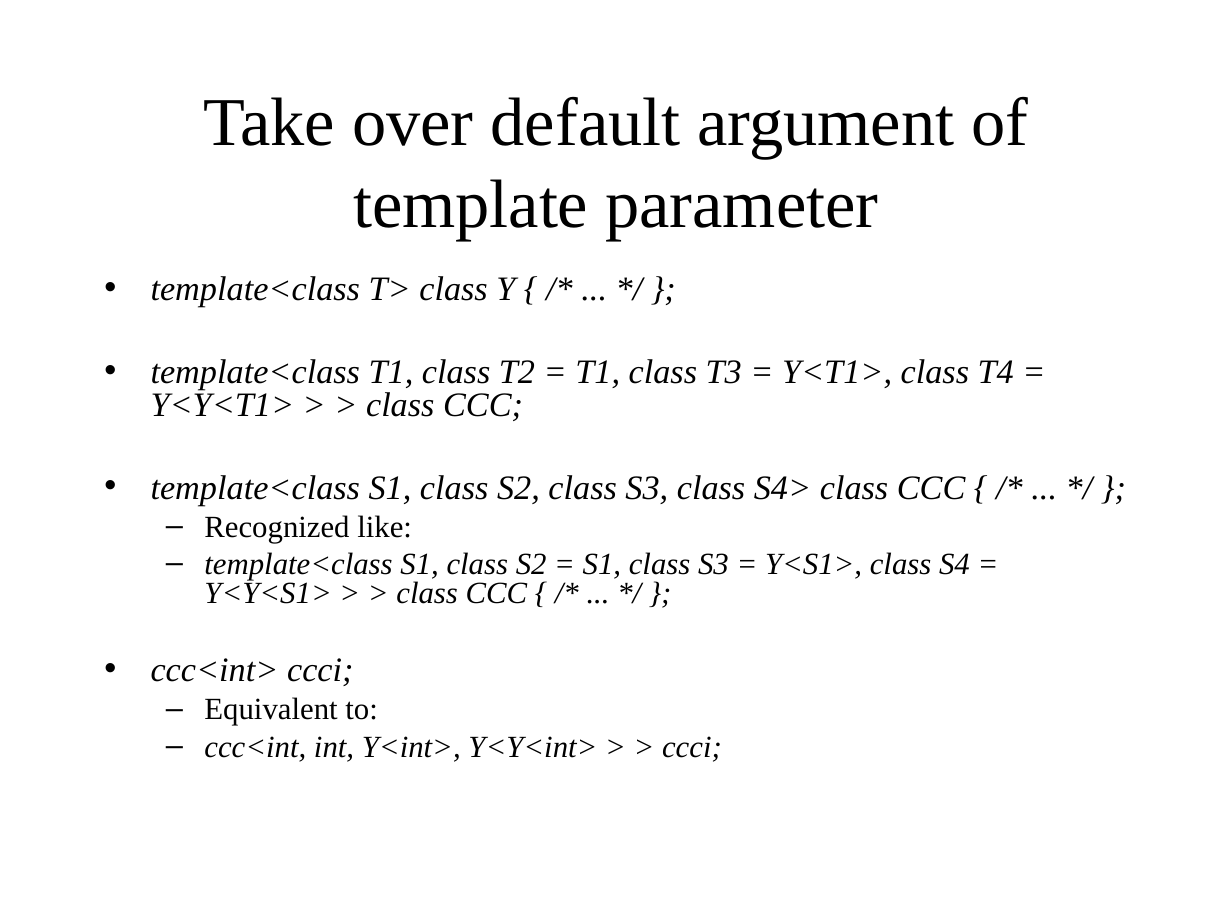
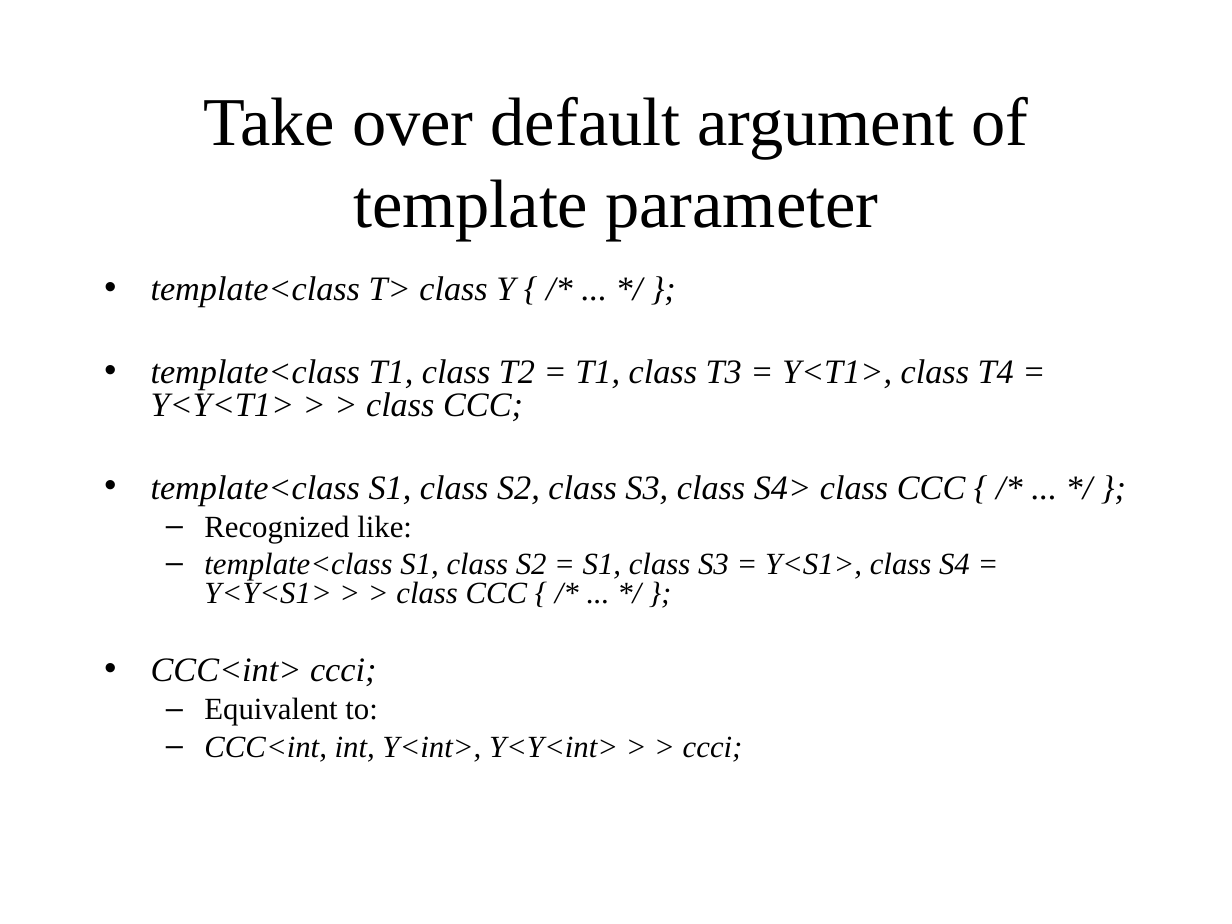
Before and after one commit to KeiHasegawa/cxx_doc, a slide deck: slide 6 of 16_template_default_argument_e.ppt. Drawn at 1232x924 pixels with LibreOffice and Linux fonts; fonts in the diff are those of the drawing. Boxes give left, top, right and bottom in pixels: in the first picture for what was removed or moved away, otherwise in the second. Text is boxed around its words. In the diff, an @@ line names an element or a change of style, - is before the commit and + after.

```diff
--- a/16_template_default_argument_e.ppt
+++ b/16_template_default_argument_e.ppt
@@ text at [151,658,377,686]: text changed @@
-• ccc<int> ccci;
+• CCC<int> ccci;
@@ text at [204,736,743,762]: text changed @@
-  – ccc<int, int, Y<int>, Y<Y<int> > > ccci;
+  – CCC<int, int, Y<int>, Y<Y<int> > > ccci;
```
Also in this commit, not shown: 1 other slide changed, 3 other files.
